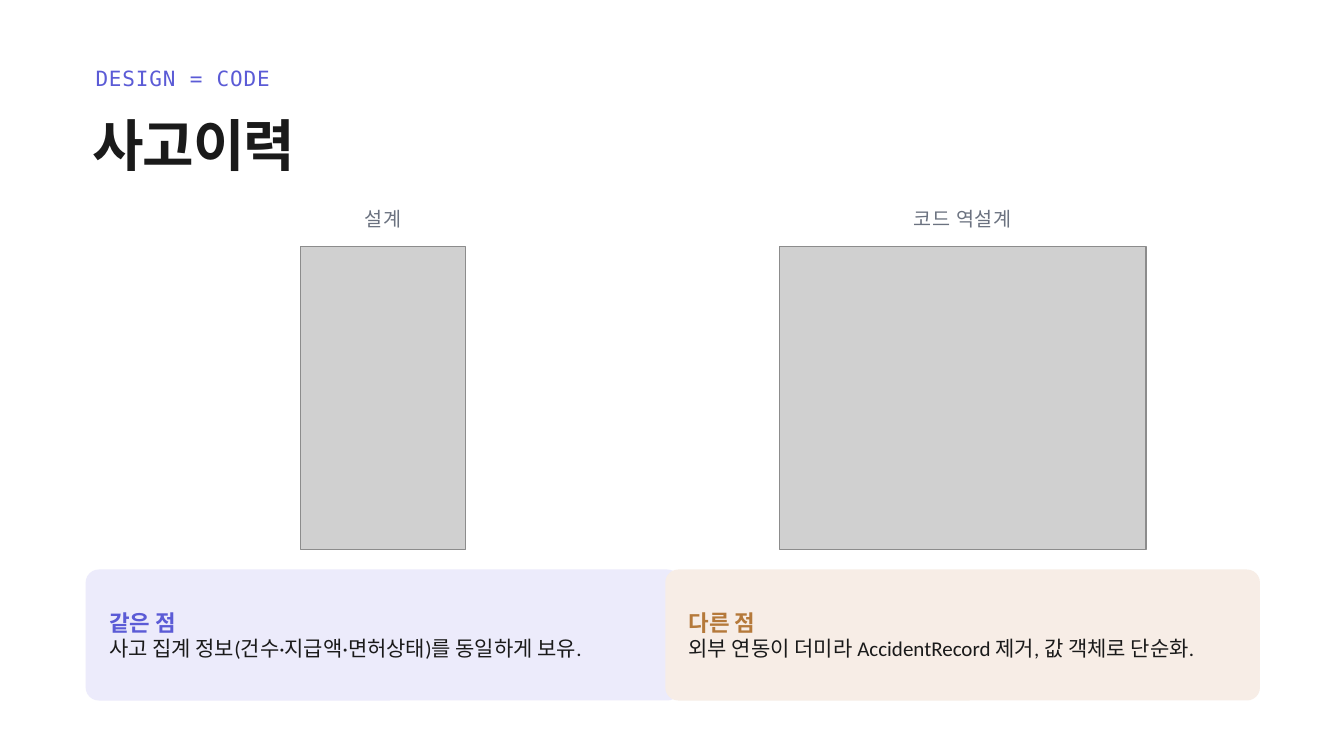
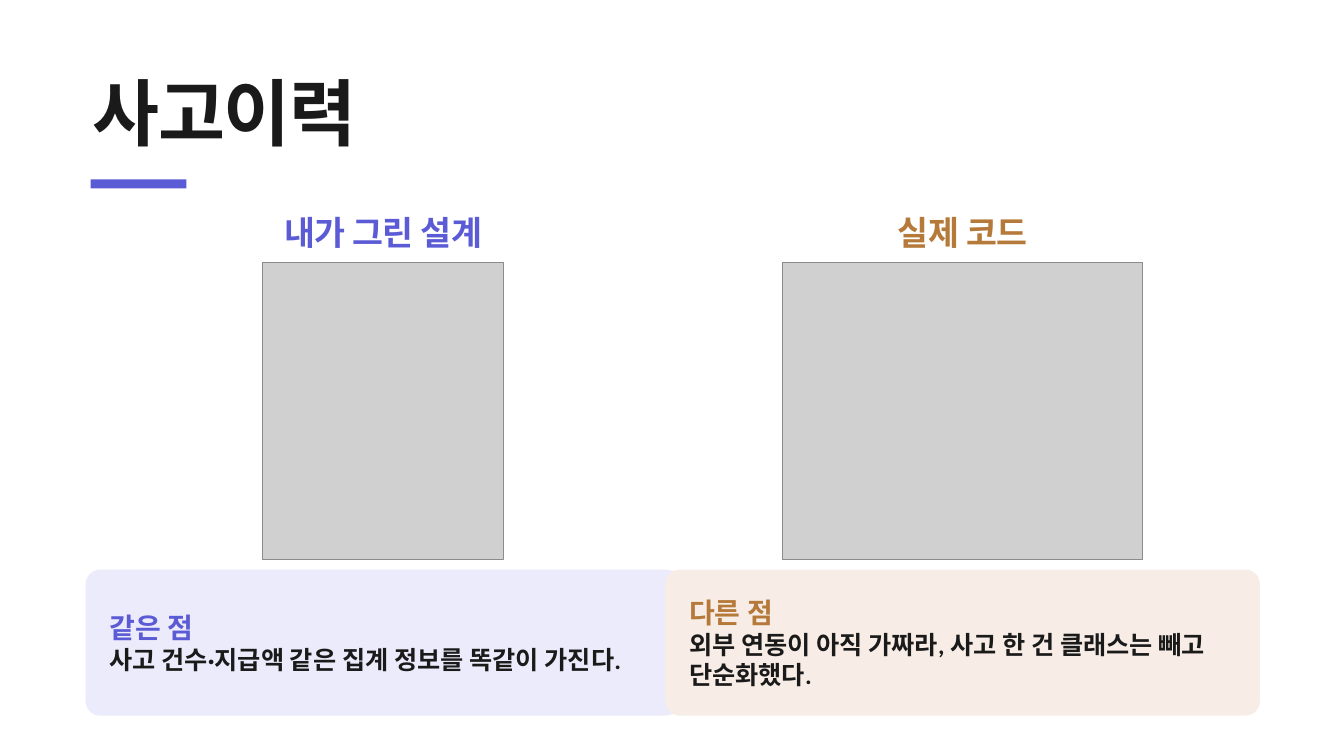
Before and after one commit to heyoonyoon/distributed-programming, a slide deck: slide 16 of docs/presentation/보험발표-figma.pptx. Drawn at 1344x756 pixels with LibreOffice and Linux fonts; fonts in the diff are those of the drawing; grey boxes stand for pictures. Boxes give left, top, right and bottom in pixels: in the first picture for what was removed or moved away, otherwise in the second. Text is boxed around its words. In the diff, an @@ line names an element or a change of style, - is before the commit and + after.

```diff
--- a/docs/presentation/보험발표-figma.pptx
+++ b/docs/presentation/보험발표-figma.pptx
@@ text "사고이력": place and size @@
-text "사고이력" at <box>93,119,296,171</box>
+text "사고이력" at <box>93,79,357,147</box>
@@ text "사고이력" at <box>93,79,357,147</box>: size 40 to 52 pt, letter spacing -0.8 to -1 pt @@
@@ text removed at <box>96,70,270,87</box> @@
-DESIGN = CODE
@@ rectangle added at <box>91,179,187,189</box>, fill #5B5BD6 @@
@@ text at <box>284,217,482,248</box>: text changed; size 14 to 24 pt; font DejaVu Sans Mono to Calibri; text colour #6B7280 to #5B5BD6; bold on @@
-설계
+내가 그린 설계
@@ text at <box>898,217,1027,248</box>: text changed; size 14 to 24 pt; font DejaVu Sans Mono to Calibri; text colour #6B7280 to #B5793A; bold on @@
-코드 역설계
+실제 코드
@@ picture: place and size @@
-picture at <box>300,247,466,549</box>
+picture at <box>263,262,504,560</box>
@@ picture: place and size @@
-picture at <box>779,247,1146,549</box>
+picture at <box>782,262,1143,560</box>
@@ rounded rectangle "같은 점": place and size @@
-rounded rectangle "같은 점" at <box>86,570,681,701</box>
+rounded rectangle "같은 점" at <box>86,570,681,716</box>
@@ rounded rectangle "다른 점": place and size @@
-rounded rectangle "다른 점" at <box>665,570,1260,701</box>
+rounded rectangle "다른 점" at <box>665,570,1260,716</box>
@@ text in rounded rectangle at <box>689,599,773,626</box>: size 16 to 20 pt in "다른 점" @@
@@ text in rounded rectangle at <box>109,614,193,640</box>: size 16 to 20 pt in "같은 점" @@
@@ text in rounded rectangle at <box>109,648,621,672</box>: text changed; size 15 to 18 pt; bold on @@
-사고 집계 정보(건수·지급액·면허상태)를 동일하게 보유.
+사고 건수·지급액 같은 집계 정보를 똑같이 가진다.
@@ text in rounded rectangle at <box>689,633,1205,687</box>: text changed; size 15 to 18 pt; bold on @@
-외부 연동이 더미라 AccidentRecord 제거, 값 객체로 단순화.
+외부 연동이 아직 가짜라, 사고 한 건 클래스는 빼고 단순화했다.
```
Also in this commit, not shown: 15 other slides changed, 4 slides added, 4 slides removed, 7 other files.
